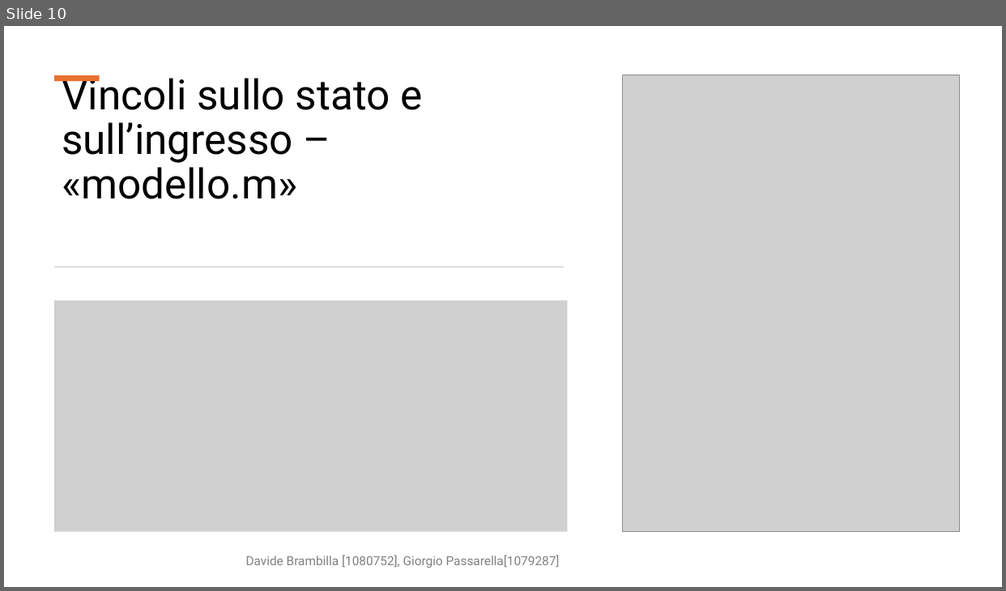
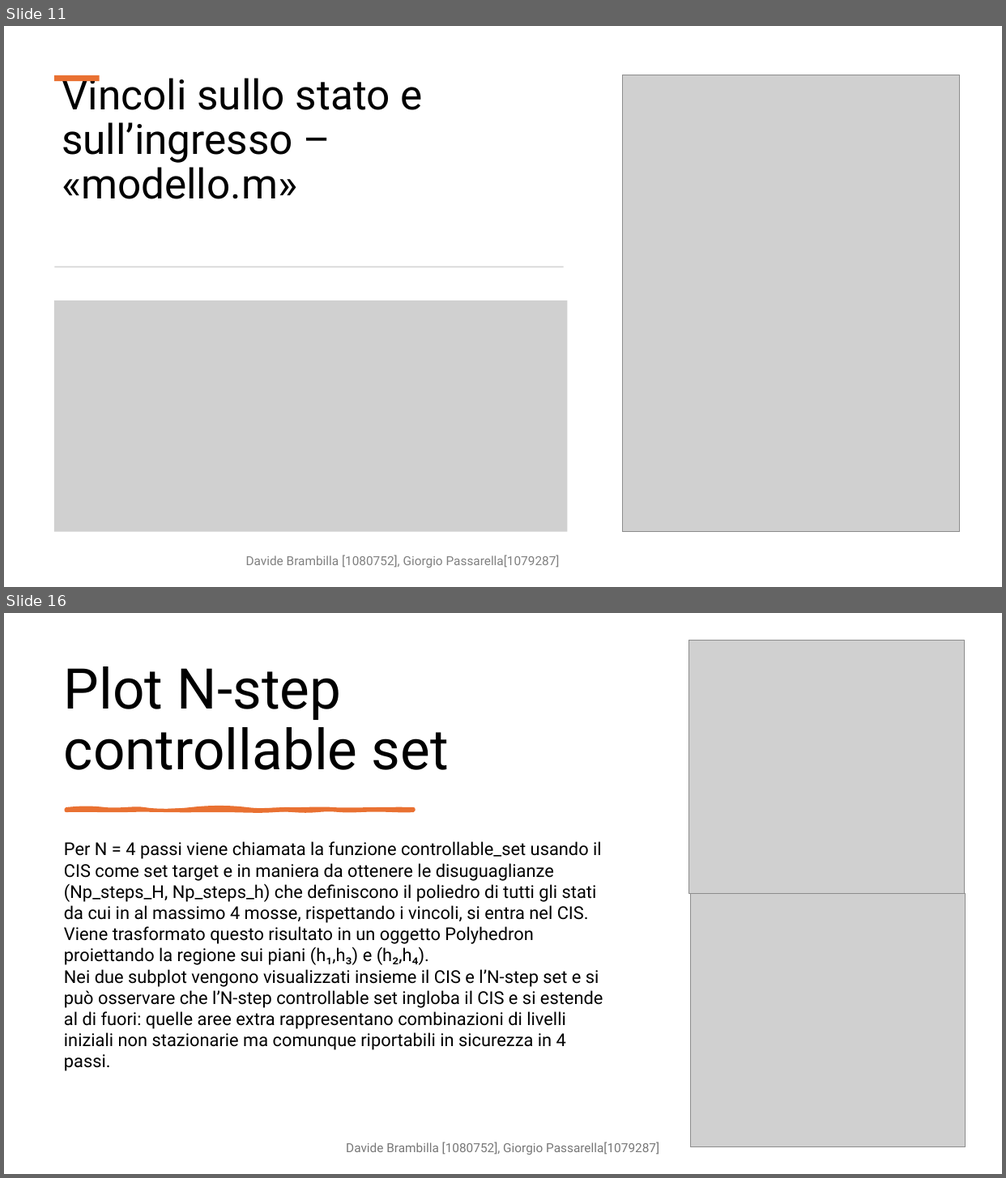
Before and after one commit to DavideBrambilla98/interconnectedTanksMPC, a slide deck: cam.pptx. Shown one above the other, each under a label of ours: slide 10 before the commit, slides 11 and 16 after it; the slides between them are not shown. The pictures are 1006x591 and 1006x1178 pixels, drawn with LibreOffice and Linux fonts; fonts in the diff are those of the drawing; grey boxes stand for pictures. Boxes give left, top, right and bottom in pixels: in the first picture for what was removed or moved away, otherwise in the second. Text is boxed around its words. In the diff, an @@ line names an element or a change of style, - is before the commit and + after.

Commit message:
update
aggiunto cis e n-step controllable set vincolo terminale disuguaglianza

```diff
--- a/cam.pptx
+++ b/cam.pptx
@@ slide 16 added at bbox=[4, 613, 1002, 1174], background #FFFFFF @@
@@ picture added at bbox=[689, 640, 964, 894] @@
@@ title added at bbox=[64, 666, 449, 770], 54 pt, text #000000 @@
+Plot N-step controllable set
@@ freeform shape added at bbox=[66, 809, 414, 811], fill #E97132, outline #E97132 3.25 pt @@
@@ text added at bbox=[64, 841, 603, 1071], 17 pt, text #000000 @@
+Per N = 4 passi viene chiamata la funzione controllable_set usando il CIS come set target e in maniera da ottenere le disuguaglianze (Np_steps_H, Np_steps_h) che definiscono il poliedro di tutti gli stati da cui in al massimo 4 mosse, rispettando i vincoli, si entra nel CIS. Viene trasformato questo risultato in un oggetto Polyhedron proiettando la regione sui piani (h₁,h₃) e (h₂,h₄).
+Nei due subplot vengono visualizzati insieme il CIS e l’N-step set e si può osservare che l’N-step controllable set ingloba il CIS e si estende al di fuori: quelle aree extra rappresentano combinazioni di livelli iniziali non stazionarie ma comunque riportabili in sicurezza in 4 passi.
@@ picture added at bbox=[691, 894, 965, 1148] @@
@@ text added at bbox=[346, 1142, 659, 1155], 12 pt, text #797979 @@
+Davide Brambilla [1080752], Giorgio Passarella[1079287]
@@ what was slide 10 is now slide 11 @@
```
Also in this commit, not shown: 4 other slides added, 1 other file.
